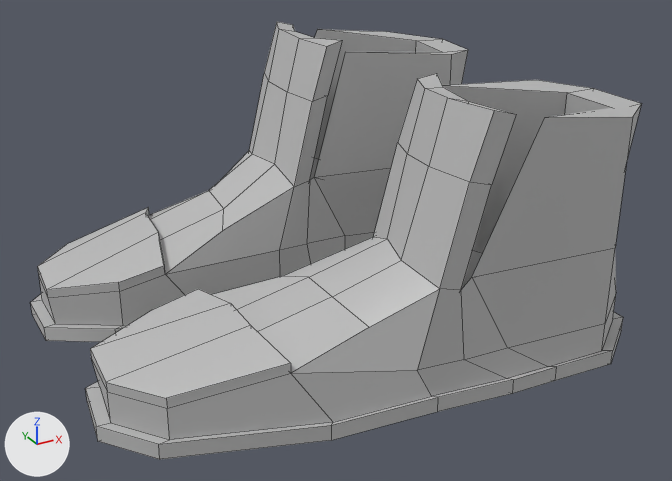
The FBX model KittyQuest/Assets/Models/Moveable/ClosetItems/MoveableShoes01.fbx as it was, and as the next commit left it.
The view is the same before and after, from a 50 mm lens placed at (-0.0135, -0.0674, 0.0353), pointed at (0.0175, -0.0111, 0.0071). The lights are fixed; the arrows at lower left show +X, +Y and +Z. Mesh edges are drawn as thin lines. Where no turn or scale is listed for an object, it has been applied to the vertices.

The older version as bpy lines, for what is in view:
```python
me_mesh = bpy.data.meshes.new('Mesh')
me_mesh.from_pydata(...)  # 284 vertices, 280 faces; spans x -0.0031..0.0368, y -0.0259..0.0074, z 0.0..0.0203
me_mesh.materials.append(mat_lambert1)  # grey #bcbcbc
ob_polysurface2 = bpy.data.objects.new('polySurface2', me_mesh)
ob_polysurface2.location = (0.0, 0.0, 0.0)
```
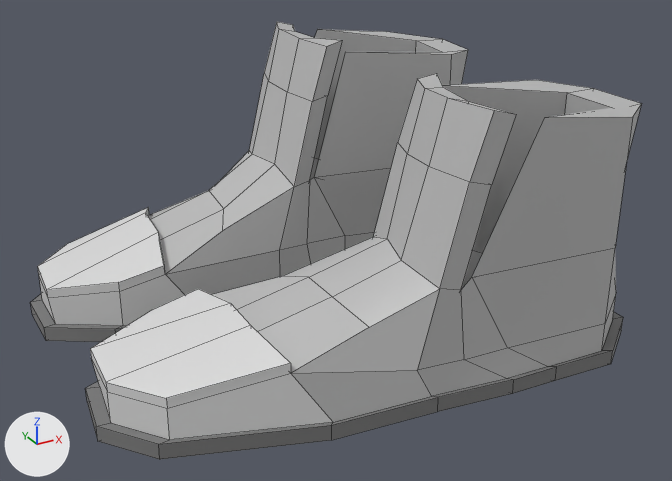
Pixel boxes [x1, y1, x2, y2] of what changed, in the pictures (672 x 481 px):
```json
{"part": 1, "of": "me_mesh", "change": "recoloured", "before": [30, 294, 623, 460], "after": [30, 294, 623, 460]}
{"part": 2, "of": "me_mesh", "change": "recoloured", "before": [38, 208, 333, 440], "after": [38, 208, 333, 440], "on screen": "grey to white"}
```

The change, as JSON lines over the scene's bpy script:
```json
{"op": "add", "block": "mat_shoes01toes", "code": ["mat_shoes01toes = principled_material('Shoes01Toes')", "mat_shoes01toes.base_color = (0.701, 0.701, 0.701)  # light grey #dadada"]}
{"op": "add", "block": "mat_shoes01base", "code": ["mat_shoes01base = principled_material('Shoes01base')", "mat_shoes01base.base_color = (0.197, 0.197, 0.197)  # grey #7b7b7b"]}
{"block": "me_mesh", "where": "me_mesh.from_pydata(...)  # 284 vertices, 280 faces; spans x -0.0031..0.0368, y -0.0259..0.0074, z 0.0..0.0203"}
{"block": "me_mesh", "where": "# used by ob_polysurface2; location = (0.0, 0.0, 0.0)"}
{"block": "me_mesh", "change": "me_mesh part 1: all 126 faces centred in x -0.003..0.0365, y -0.0258..0.0072, z 0.0..0.0011 switch from mat_lambert1 (grey #bcbcbc) to mat_shoes01base (grey #7b7b7b)"}
{"block": "me_mesh", "change": "me_mesh part 2: all 26 faces centred in x -0.0022..0.0055, y -0.0221..0.0059, z 0.0022..0.0053 switch from mat_lambert1 (grey #bcbcbc) to mat_shoes01toes (light grey #dadada)"}
```
